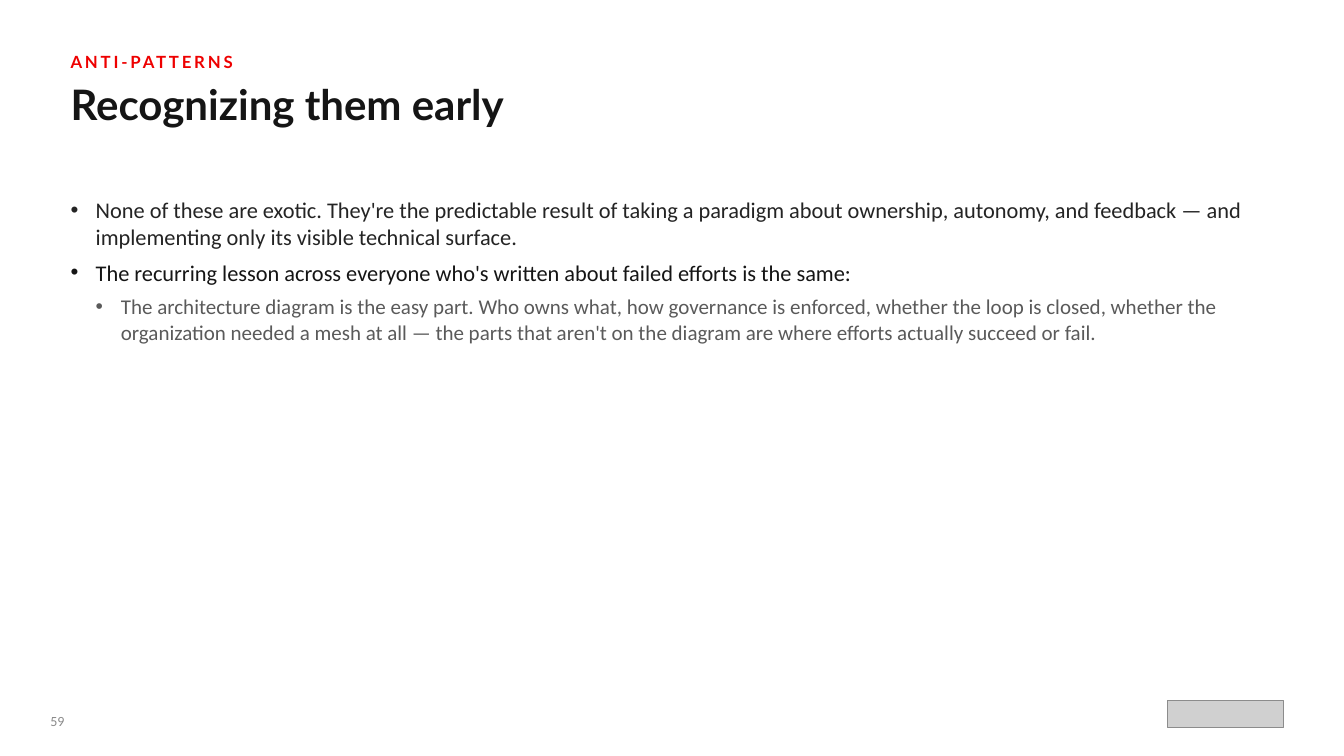
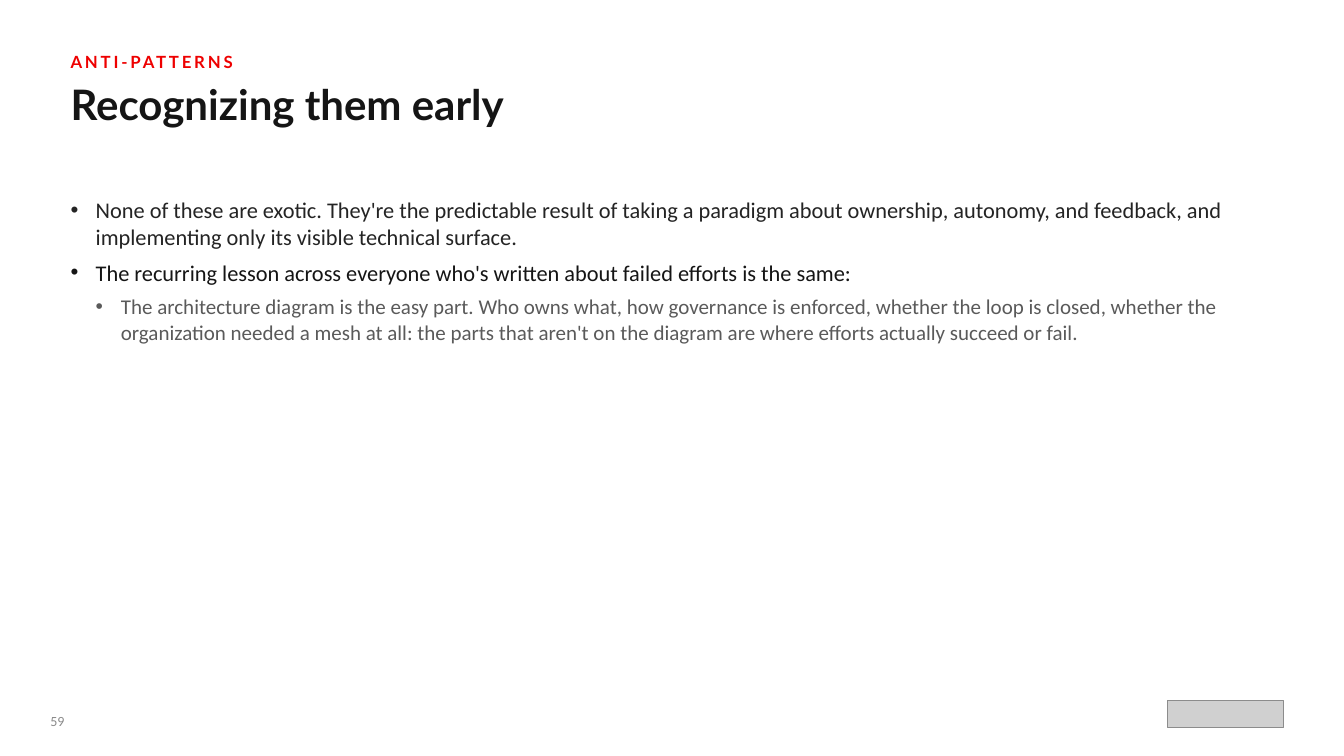
Before and after one commit to patterncatalyst/datamesh-reference-arch-python, a slide deck: slide 60 of presentation/data-mesh-openshift/Data_Mesh_on_OpenShift.pptx. Drawn at 1344x756 pixels with LibreOffice and Linux fonts; fonts in the diff are those of the drawing; grey boxes stand for pictures. Boxes give left, top, right and bottom in pixels: in the first picture for what was removed or moved away, otherwise in the second. Text is boxed around its words. In the diff, an @@ line names an element or a change of style, - is before the commit and + after.

Commit message:
docs(deck): professional-voice pass on the data-mesh decks
Remove em dashes, chapter/section cross-references, and ban-tier verbal
tics (deliberately, earns its place, load-bearing, worth noticing, honest,
on purpose, not a toy, rest of this deck) from The Data Mesh 101 and
Data Mesh on OpenShift pptxgenjs sources, then rebuild both decks.

```diff
--- a/presentation/data-mesh-openshift/Data_Mesh_on_OpenShift.pptx
+++ b/presentation/data-mesh-openshift/Data_Mesh_on_OpenShift.pptx
@@ text at bbox=[96, 202, 1221, 249]: text changed @@
-• None of these are exotic. They're the predictable result of taking a paradigm about ownership, autonomy, and feedback — and implementing only its visible technical surface.
+• None of these are exotic. They're the predictable result of taking a paradigm about ownership, autonomy, and feedback, and implementing only its visible technical surface.
@@ text at bbox=[121, 299, 1216, 344]: text changed @@
-  • The architecture diagram is the easy part. Who owns what, how governance is enforced, whether the loop is closed, whether the organization needed a mesh at all — the parts that aren't on the diagram are where efforts actually succeed or fail.
+  • The architecture diagram is the easy part. Who owns what, how governance is enforced, whether the loop is closed, whether the organization needed a mesh at all: the parts that aren't on the diagram are where efforts actually succeed or fail.
```
Also in this commit, not shown: 53 other slides changed, 4 other files.
